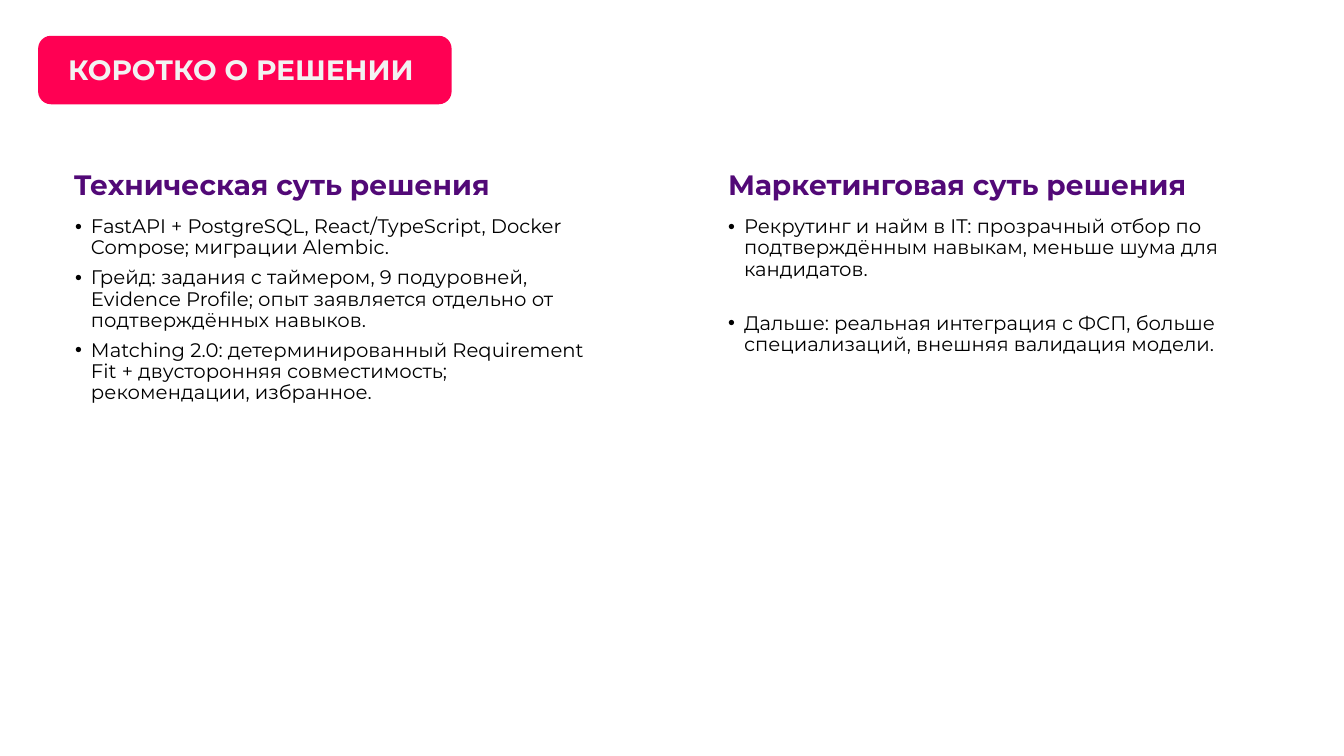
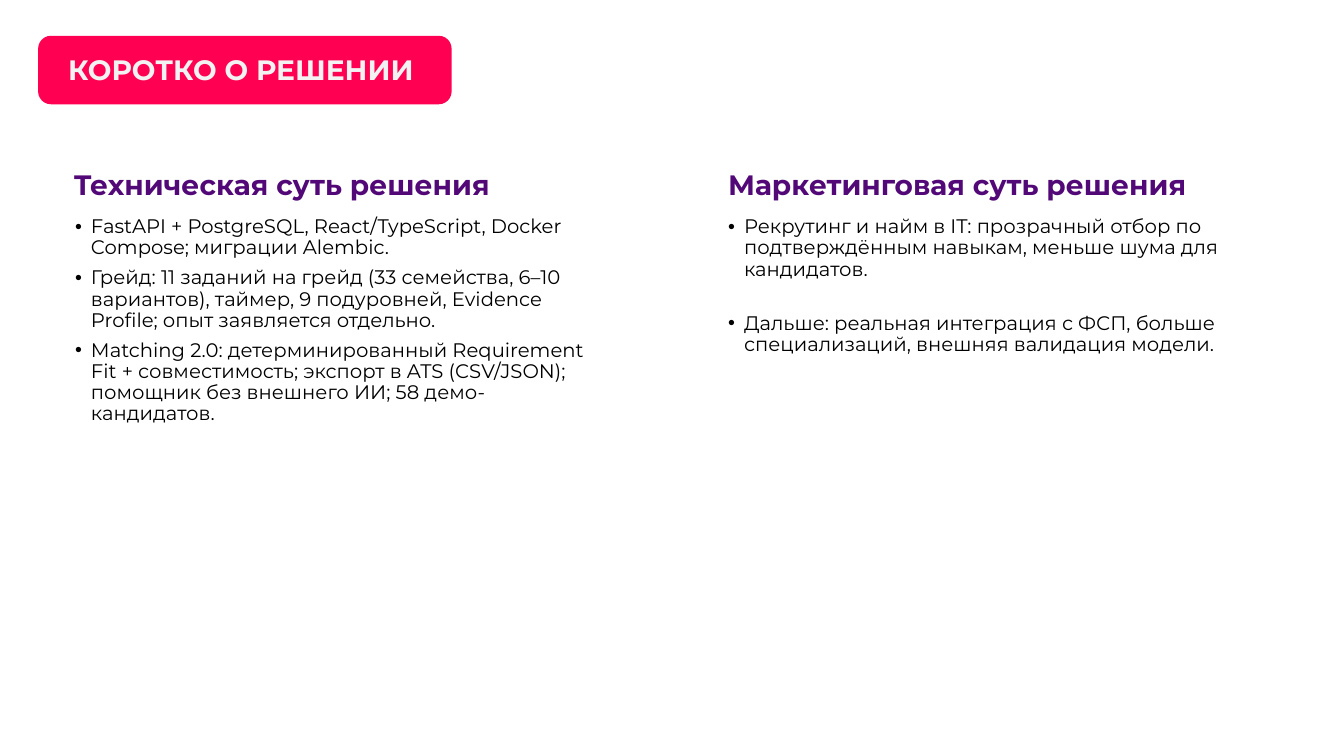
Before and after one commit to nbay3583-jpg/fsp-talent-market, a slide deck: slide 5 of docs/submission/FSP_Talent_Market_presentation.pptx. Drawn at 1344x756 pixels with LibreOffice and Linux fonts; fonts in the diff are those of the drawing; background and template pictures are left out. Boxes give left, top, right and bottom in pixels: in the first picture for what was removed or moved away, otherwise in the second. Text is boxed around its words. In the diff, an @@ line names an element or a change of style, - is before the commit and + after.

```diff
--- a/docs/submission/FSP_Talent_Market_presentation.pptx
+++ b/docs/submission/FSP_Talent_Market_presentation.pptx
@@ text at bbox=[91, 269, 583, 423]: text changed @@
-• Грейд: задания с таймером, 9 подуровней, Evidence Profile; опыт заявляется отдельно от подтверждённых навыков.
-• Matching 2.0: детерминированный Requirement Fit + двусторонняя совместимость; рекомендации, избранное.
+• Грейд: 11 заданий на грейд (33 семейства, 6–10 вариантов), таймер, 9 подуровней, Evidence Profile; опыт заявляется отдельно.
+• Matching 2.0: детерминированный Requirement Fit + совместимость; экспорт в ATS (CSV/JSON); помощник без внешнего ИИ; 58 демо-кандидатов.
```
Also in this commit, not shown: 2 other files.
